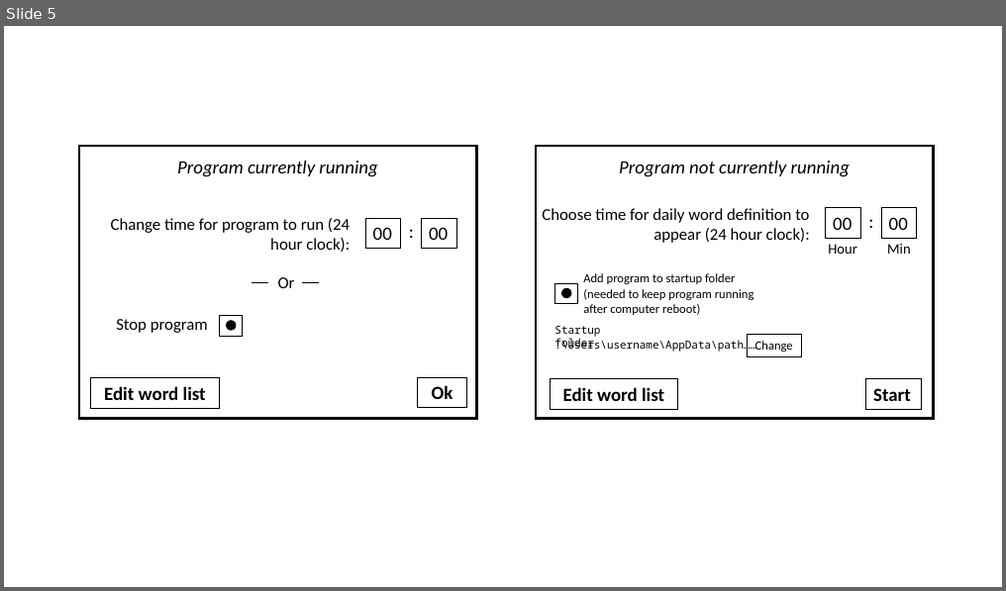
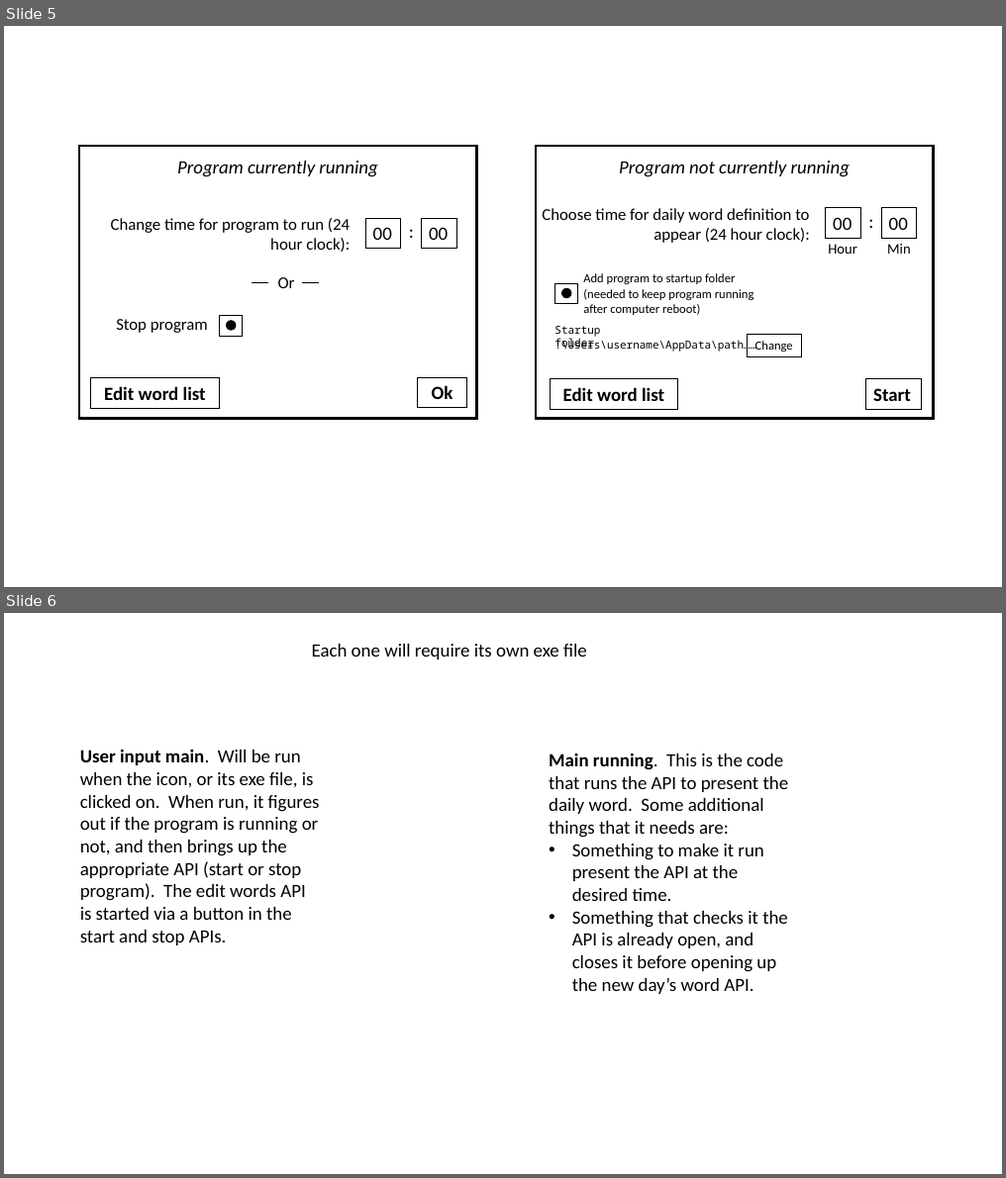
Before and after one commit to timbob04/DailyWordDefinition, a slide deck: extra/design.pptx. Shown one above the other, each under a label of ours: slide 5 before the commit, slides 5 and 6 after it. The pictures are 1006x591 and 1006x1178 pixels, drawn with LibreOffice and Linux fonts; fonts in the diff are those of the drawing. Boxes give left, top, right and bottom in pixels: in the first picture for what was removed or moved away, otherwise in the second. Text is boxed around its words. In the diff, an @@ line names an element or a change of style, - is before the commit and + after.

```diff
--- a/extra/design.pptx
+++ b/extra/design.pptx
@@ slide 6 added at box(4, 613, 1002, 1174), background #FFFFFF @@
@@ text added at box(312, 644, 587, 660), 18 pt, text #000000 @@
+Each one will require its own exe file
@@ text added at box(80, 749, 320, 946), 18 pt, text #000000 @@
+User input main. Will be run when the icon, or its exe file, is clicked on. When run, it figures out if the program is running or not, and then brings up the appropriate API (start or stop program). The edit words API is started via a button in the start and stop APIs.
@@ text added at box(548, 753, 789, 994), 18 pt, text #000000 @@
+Main running. This is the code that runs the API to present the daily word. Some additional things that it needs are:
+• Something to make it run present the API at the desired time.
+• Something that checks it the API is already open, and closes it before opening up the new day’s word API.
```
Also in this commit, not shown: 1 slide removed, 8 other files.
